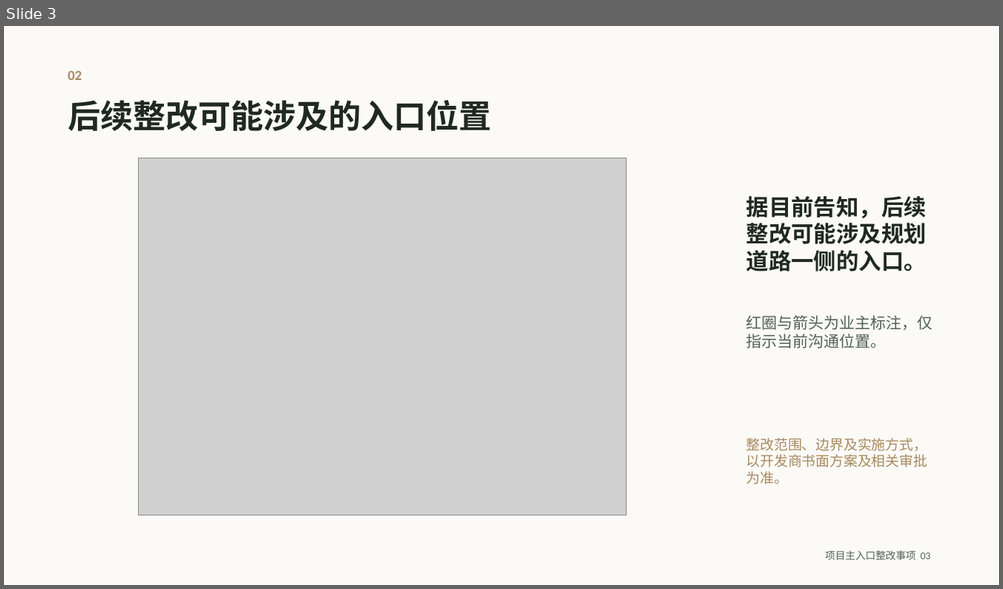
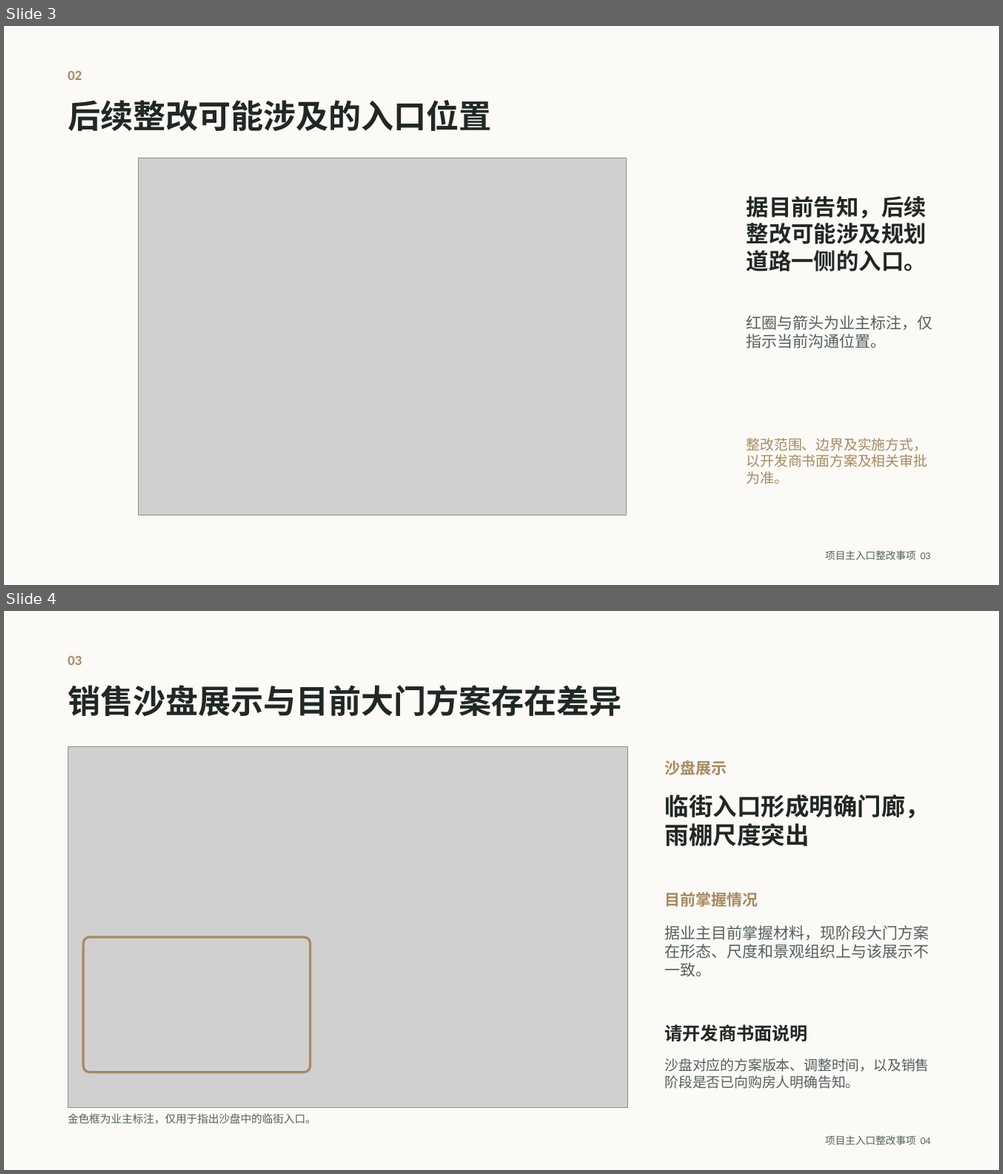
Before and after one commit to jwcesign/entrance-remediation-public-site, a slide deck: files/project-entrance-owner-opinion.pptx. Shown one above the other, each under a label of ours: slide 3 before the commit, slides 3 and 4 after it. The pictures are 1003x589 and 1003x1174 pixels, drawn with LibreOffice and Linux fonts; fonts in the diff are those of the drawing; grey boxes stand for pictures. Boxes give left, top, right and bottom in pixels: in the first picture for what was removed or moved away, otherwise in the second. Text is boxed around its words. In the diff, an @@ line names an element or a change of style, - is before the commit and + after.

```diff
--- a/files/project-entrance-owner-opinion.pptx
+++ b/files/project-entrance-owner-opinion.pptx
@@ slide 4 added at bbox=[4, 611, 999, 1170], background #FBFAF7 @@
@@ text added at bbox=[68, 655, 82, 665], 13.5 pt, text #A8895E, bold @@
+03
@@ text added at bbox=[68, 685, 621, 717], 31.5 pt, text #202824, bold @@
+销售沙盘展示与目前大门方案存在差异
@@ picture added at bbox=[68, 747, 627, 1108] @@
@@ text added at bbox=[665, 760, 727, 775], 15 pt, text #A8895E, bold @@
+沙盘展示
@@ text added at bbox=[665, 795, 930, 846], 23.2 pt, text #202824, bold @@
+临街入口形成明确门廊，雨棚尺度突出
@@ text added at bbox=[665, 892, 758, 907], 15 pt, text #A8895E, bold @@
+目前掌握情况
@@ rounded rectangle added at bbox=[83, 938, 310, 1073], outline #A8895E 2.25 pt @@
@@ text added at bbox=[665, 925, 929, 977], 15 pt, text #526159 @@
+据业主目前掌握材料，现阶段大门方案在形态、尺度和景观组织上与该展示不一致。
@@ text added at bbox=[665, 1025, 808, 1042], 17.2 pt, text #202824, bold @@
+请开发商书面说明
@@ text added at bbox=[665, 1059, 929, 1089], 13.5 pt, text #526159 @@
+沙盘对应的方案版本、调整时间，以及销售阶段是否已向购房人明确告知。
@@ text added at bbox=[68, 1113, 316, 1125], 10.5 pt, text #526159 @@
+金色框为业主标注，仅用于指出沙盘中的临街入口。
@@ text added at bbox=[825, 1136, 930, 1145], 9.8 pt, text #526159 @@
+项目主入口整改事项 04
```
Also in this commit, not shown: 3 slides changed, 6 other files.
